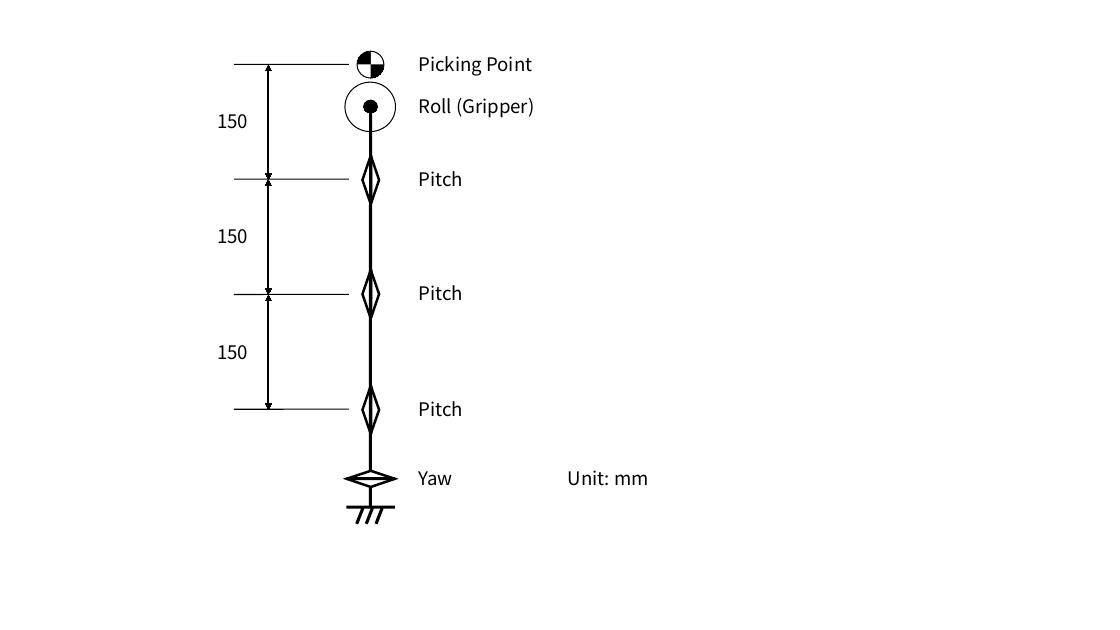
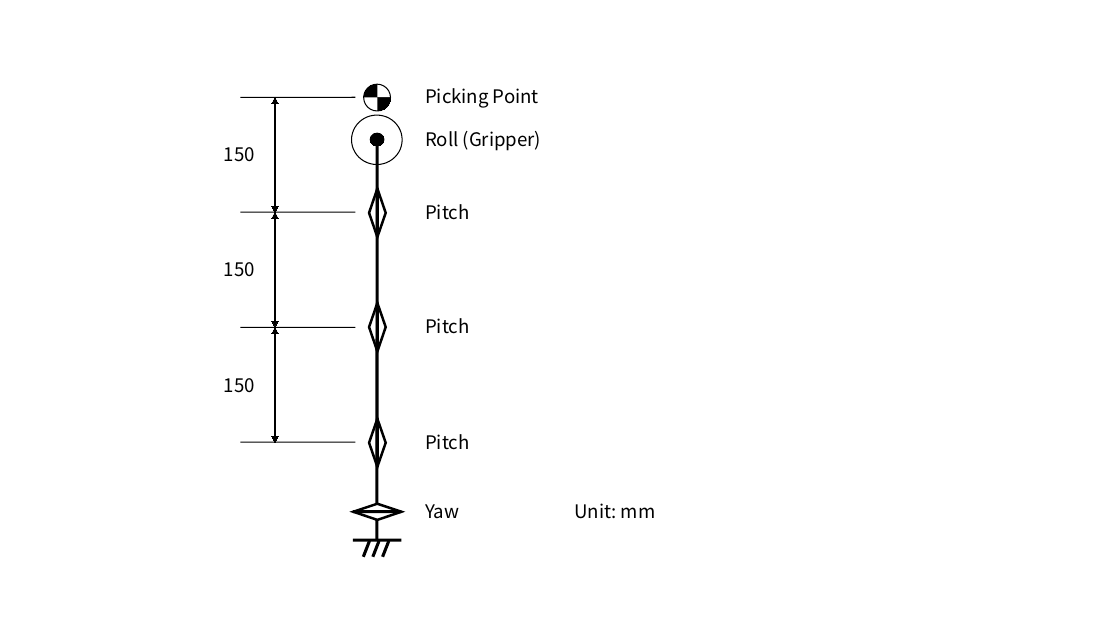
Before and after one commit to HARUYA-YUDA/report, a slide deck: slide 1 of report/fig_robotic_arm_link_parameters.pptx. Drawn at 1120x630 pixels with LibreOffice and Linux fonts; fonts in the diff are those of the drawing. Boxes give left, top, right and bottom in pixels: in the first picture for what was removed or moved away, otherwise in the second. Text is boxed around its words. In the diff, an @@ line names an element or a change of style, - is before the commit and + after.

```diff
--- a/report/fig_robotic_arm_link_parameters.pptx
+++ b/report/fig_robotic_arm_link_parameters.pptx
@@ 11 lines, 10 texts, 5 freeform shapes, 5 ellipses, 1 rectangle: place and size @@
-11 lines, 10 texts, 5 freeform shapes, 5 ellipses, 1 rectangle at [217, 48, 648, 524]
+11 lines, 10 texts, 5 freeform shapes, 5 ellipses, 1 rectangle at [224, 82, 655, 557]
@@ 3 lines, 2 freeform shapes, 1 rectangle: place and size @@
-3 lines, 2 freeform shapes, 1 rectangle at [234, 65, 380, 434]
+3 lines, 2 freeform shapes, 1 rectangle at [240, 97, 386, 467]
```
Also in this commit, not shown: 1 slide added, 13 other files.
